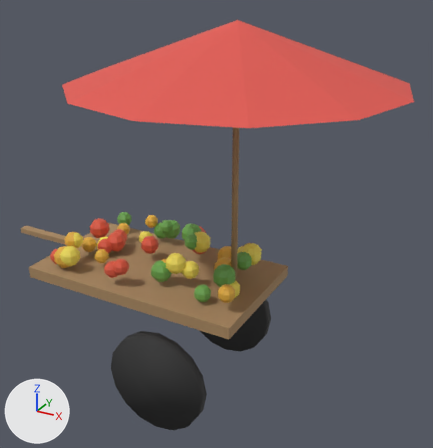
The glTF model godot/assets/city_props/life_cart.glb, before and after one commit.
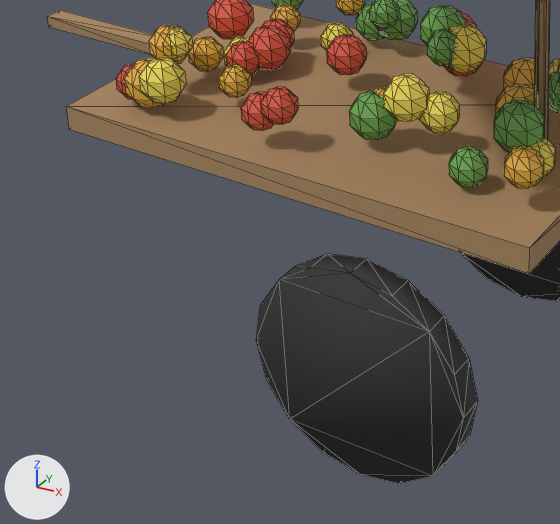
There are two pictures of each version: one whole from a 50 mm lens placed at (2.18, -3.11, 2.87), pointed at (0.4, 0.12, 1.26), one close up on the part from 0% to 56% of the width and 49% to 100% of the height. Lighting does not change. The marker at lower left points along +X, +Y and +Z. The first two pictures are the older version. The close-ups show mesh edges as thin lines. Vertices at exactly the same position are counted once.

The first close-up shows 'Bed'.
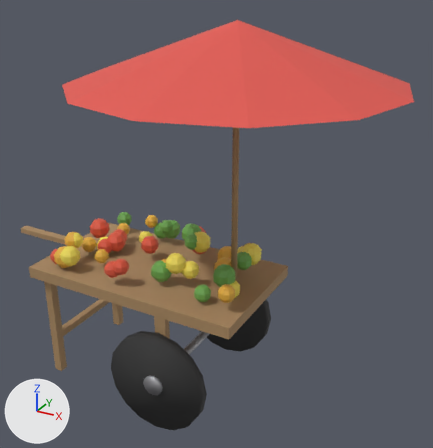
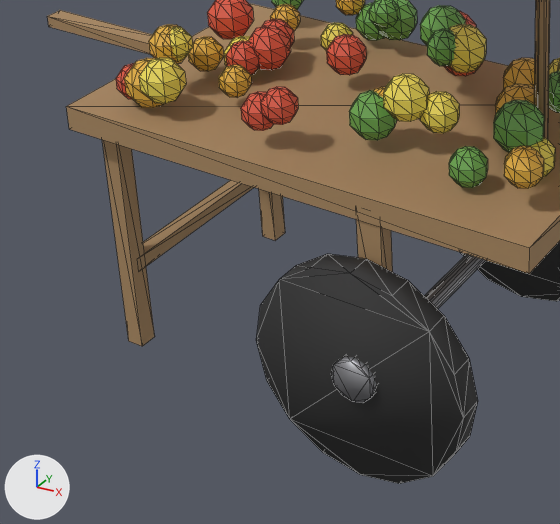
Boxes (x1, y1, x2, y2) around the edits, measured in the close-ups (560 x 524 px):
part 1 of me_cube, added (brown)
    after: (102, 140, 155, 346)
part 2 of me_cube, added (brown)
    after: (356, 220, 393, 272)
part 3 of me_cube, added (brown)
    after: (259, 189, 285, 241)
part 4 of me_cube, added (brown)
    after: (143, 180, 254, 266)
part 5 of me_cube, added
    after: (331, 356, 377, 403)
part 6 of me_cube, added
    after: (425, 254, 486, 309)

The change, as a diff of the scene's bpy script:
```diff
--- a/godot/assets/city_props/life_cart.glb.py
+++ b/godot/assets/city_props/life_cart.glb.py
@@ mat_cart_steel @@
+mat_cart_steel = principled_material('Cart Steel')
+mat_cart_steel.base_color = (0.35, 0.35, 0.37)  # grey #a0a0a4
+mat_cart_steel.metallic = 0.7
@@ me_cube @@
 # used by ob_bed; location = (0.0, 0.0, 0.0)
-me_cube.from_pydata(...)  # 1465 vertices, 2746 faces; spans x -1.3..1.6, y -1.0..1.0, z 0.0..2.58
+me_cube.from_pydata(...)  # 1573 vertices, 2930 faces; spans x -1.3..1.6, y -1.0..1.0, z 0.0..2.58
+# me_cube part 1: a new loose piece, a box spanning x -0.73..-0.67, y -0.39..-0.33, z 0.0..0.84, in mat_cart_wood (brown #aa8961)
+# me_cube part 2: a new loose piece, a box spanning x 0.26..0.34, y -0.445..-0.395, z 0.35..0.85, in mat_cart_wood (brown #aa8961)
+# me_cube part 3: a new loose piece, a box spanning x -0.73..-0.67, y 0.33..0.39, z 0.0..0.84, in mat_cart_wood (brown #aa8961)
+# me_cube part 4: a new loose piece, a box spanning x -0.725..-0.675, y -0.36..0.36, z 0.275..0.325, in mat_cart_wood (brown #aa8961)
+# me_cube part 5: a new loose piece, a 12-sided cylinder along y spanning x 0.23..0.37, y -0.56..-0.53, z 0.28..0.42, in mat_cart_steel (grey #a0a0a4)
+# me_cube part 6: a new loose piece, a 10-sided cylinder along y spanning x 0.271..0.329, y -0.525..0.525, z 0.32..0.38, in mat_cart_steel (grey #a0a0a4)
+# other edits to the shape of me_cube do not show in these pictures
 me_cube.materials.append(mat_cart_wood)
@@ me_cube @@
 me_cube.materials.append(mat_umbrella)
+me_cube.materials.append(mat_cart_steel)  # grey #a0a0a4
```
